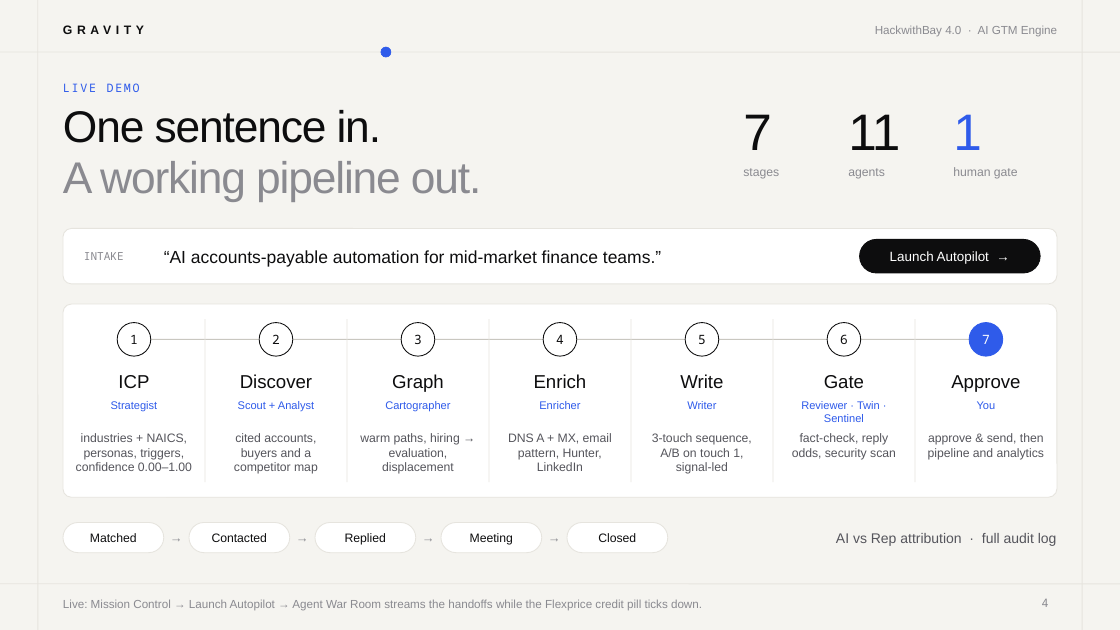
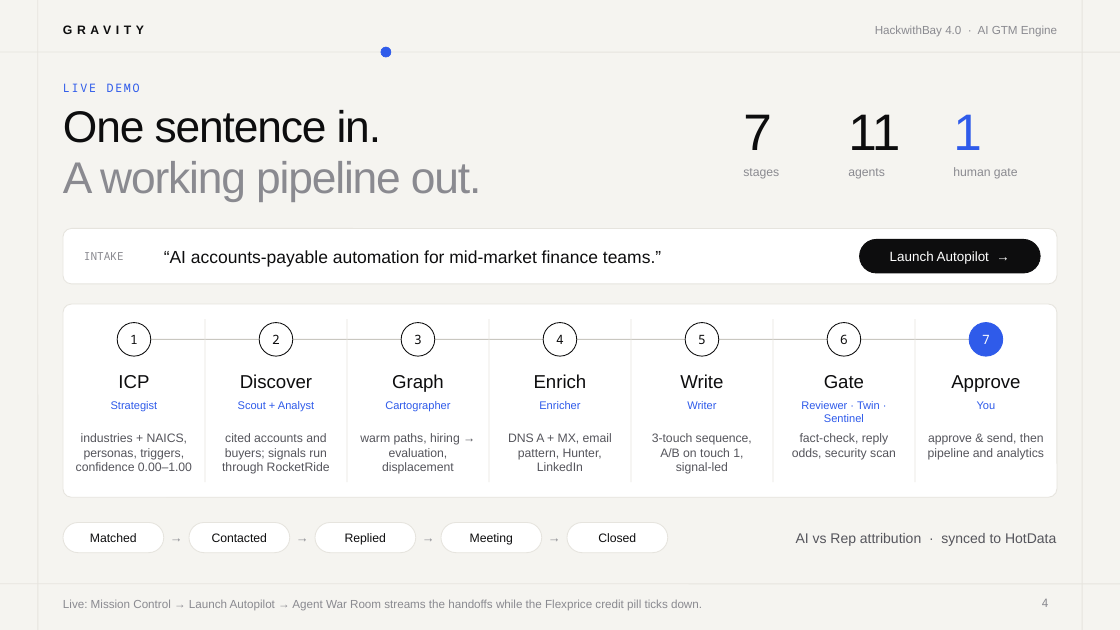
Before and after one commit to vnmoorthy/gravity-gtm, a slide deck: slide 4 of deck/Gravity-Pitch.pptx. Drawn at 1120x630 pixels with LibreOffice and Linux fonts; fonts in the diff are those of the drawing. Boxes give left, top, right and bottom in pixels: in the first picture for what was removed or moved away, otherwise in the second. Text is boxed around its words. In the diff, an @@ line names an element or a change of style, - is before the commit and + after.

```diff
--- a/deck/Gravity-Pitch.pptx
+++ b/deck/Gravity-Pitch.pptx
@@ text at bbox=[222, 433, 330, 474]: text changed @@
-cited accounts, buyers and a competitor map
+cited accounts and buyers; signals run through RocketRide
@@ text at bbox=[796, 533, 1056, 546]: text changed @@
-AI vs Rep attribution · full audit log
+AI vs Rep attribution · synced to HotData
```
Also in this commit, not shown: 7 other slides changed, 17 other files.
